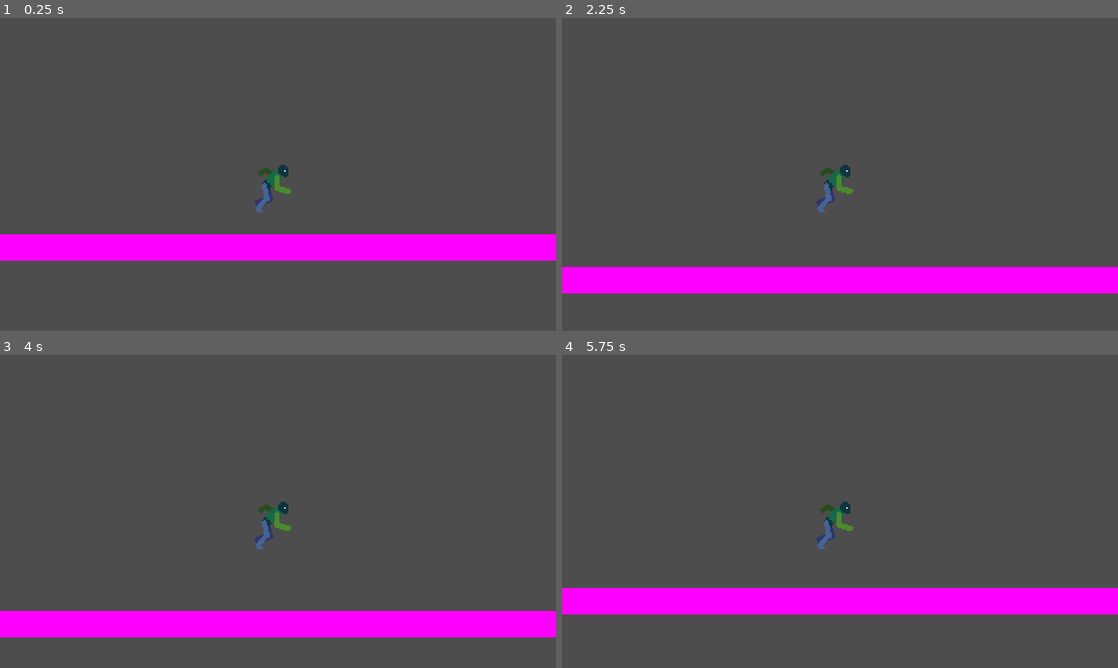
Above: before the commit, frames 1-4 (two rows, left to right).
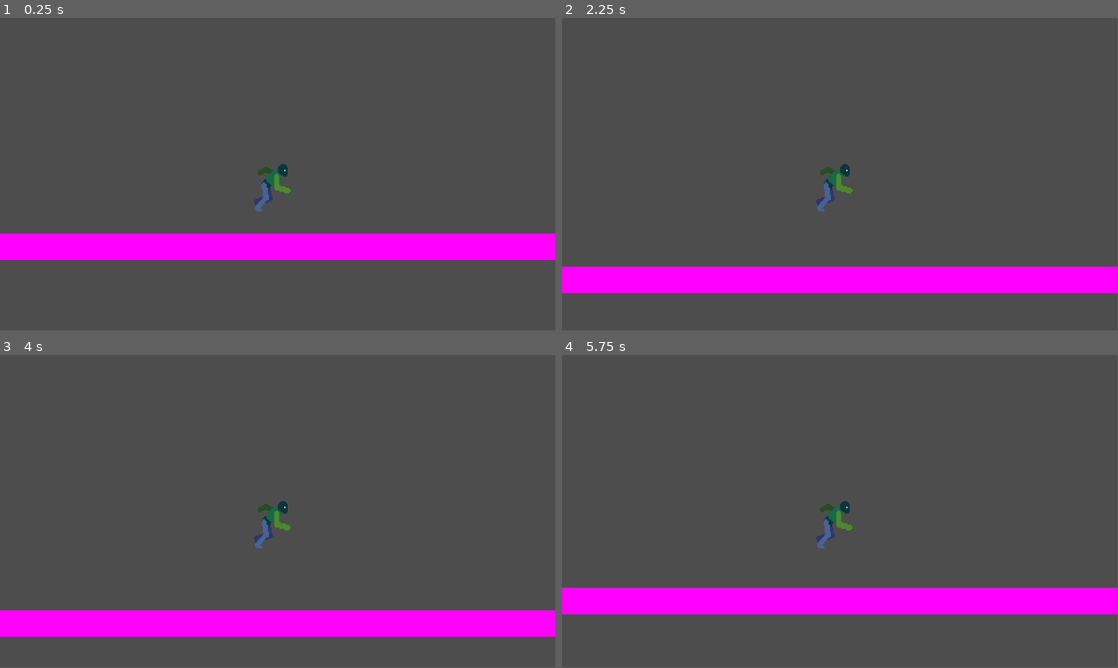
Above: after the commit, the same moments.

Repository: proometeousx/Sombras_del_Altiplano
Game: Godot game, scene res://calca/escenas/game_prueba_personaje.tscn
Two runs of this game, one before a commit and one after it. Both use one fixed random seed, a clock stepped at 60 frames per second and the inputs below.
Inputs:
- Up to frame 1 (0.25 s): no input
- Up to frame 2 (2.25 s): tap Enter at 0.5 s; tap Space at 2 s
- Up to frame 3 (4 s): tap Enter at 3.5 s
- Up to frame 4 (5.75 s): tap Space at 5 s
The window is 800x450 before the commit and 799x449 after it. Grey fills any space a smaller window leaves; there, only what the larger window draws over its background counts as a difference.

The runs differ from the first frame. In frame 1, 0.8% of the frame differs, in the area x 0-100%, y 46-78%; in frame 2, 0.5%; in frame 3, 0.5%; in frame 4, 0.3%.

Commit message:
Revert "Update project.godot"
This reverts commit c8610a1dcc28ecc8a7e5712d2186afb3ed0ddec6.

Diff:
--- a/project.godot
+++ b/project.godot
@@ -15,10 +15,6 @@
 config/features=PackedStringArray("4.3", "Mobile")
 config/icon="res://icon.svg"
 
-[display]
-
-window/stretch/mode="canvas_items"
-
 [rendering]
 
 renderer/rendering_method="mobile"
